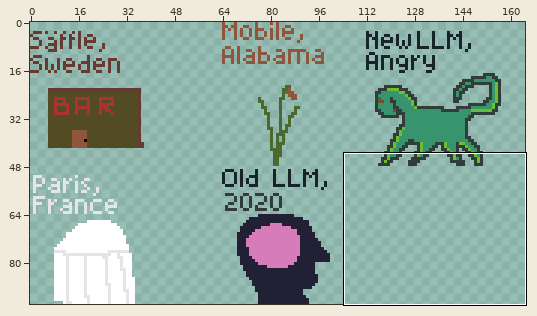
One commit to this pixel-art file: Assets/Sprites/Stadium_Map.aseprite. The first picture is a wide view before the edit; the outline marks the close-up.
Close-up. Before the edit:
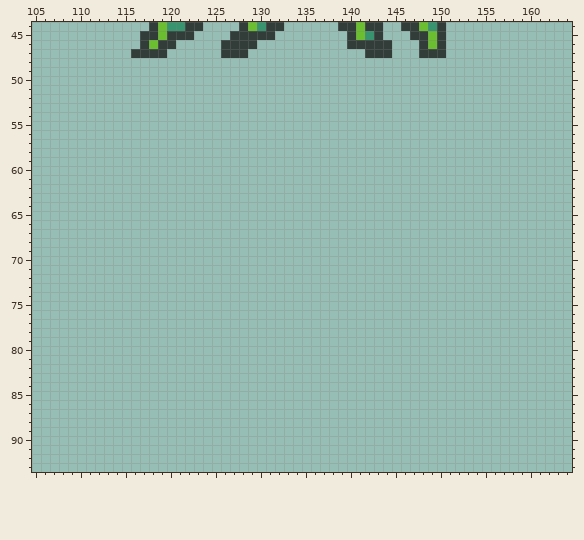
232x94 pixels, 1 frame. Shown: x 105..164, y 44..93. The wide view leaves out empty margins.
After:
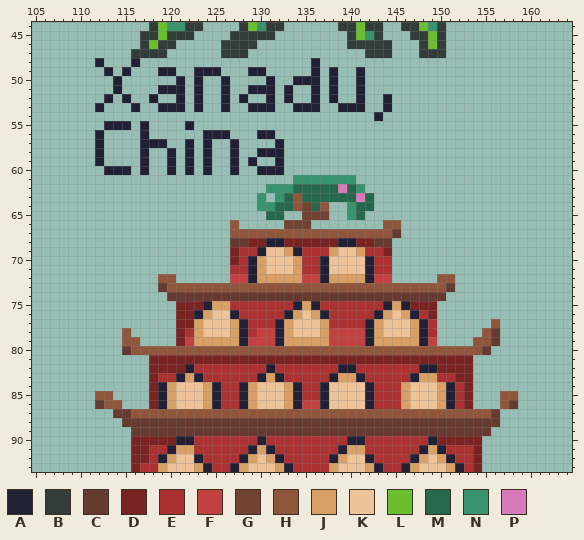
Palette (. is transparent): A #222034  B #323c39  C #663931  D #792323  E #ac3232  F #c24141  G #704430  H #8f563b  J #d9a066  K #eec39a  L #6abe30  M #26684d  N #37946e  P #d77bba
Edits made:
y 48: x 112 . -> A; x 116 . -> A; x 136 . -> A
y 49: x 113 . -> A; x 115 . -> A; x 119..120 .. -> AA; x 123..125 ... -> AAA; x 129..130 .. -> AA; x 136 . -> A; x 138 . -> A; x 141 . -> A
y 50: x 114 . -> A; x 121 . -> A; x 123 . -> A; x 126 . -> A; x 131 . -> A; x 134..136 ... -> AAA; x 138 . -> A; x 141 . -> A
y 51: x 114 . -> A; x 119..121 ... -> AAA; x 123 . -> A; x 126 . -> A; x 129..131 ... -> AAA; x 133 . -> A; x 136 . -> A; x 138 . -> A; x 141 . -> A
y 52: x 113 . -> A; x 115 . -> A; x 118 . -> A; x 121 . -> A; x 123 . -> A; x 126 . -> A; x 128 . -> A; x 131 . -> A; x 133 . -> A; x 136 . -> A; x 138 . -> A; x 141 . -> A; x 144 . -> A
y 53: x 112 . -> A; x 116 . -> A; x 119..121 ... -> AAA; x 123 . -> A; x 126 . -> A; x 129..131 ... -> AAA; x 134..136 ... -> AAA; x 139..141 ... -> AAA; x 144 . -> A
y 54: x 143 . -> A
y 55: x 113..115 ... -> AAA; x 117 . -> A; x 122 . -> A
y 56: x 112 . -> A; x 117 . -> A; x 124..126 ... -> AAA; x 130..131 .. -> AA
y 57: x 112 . -> A; x 117..119 ... -> AAA; x 122 . -> A; x 124 . -> A; x 127 . -> A; x 132 . -> A
y 58: x 112 . -> A; x 117 . -> A; x 120 . -> A; x 122 . -> A; x 124 . -> A; x 127 . -> A; x 130..132 ... -> AAA
y 59: x 112 . -> A; x 117 . -> A; x 120 . -> A; x 122 . -> A; x 124 . -> A; x 127 . -> A; x 129 . -> A; x 132 . -> A
y 60: x 113..115 ... -> AAA; x 117 . -> A; x 120 . -> A; x 122 . -> A; x 124 . -> A; x 127 . -> A; x 130..132 ... -> AAA
y 61: x 134..140 ....... -> NNNNNNN
y 62: x 131..141 ........... -> NNNMMMMMPMN
y 63: x 130 . -> N; x 132..142 ........... -> NMHMMMMMMPM
y 64: x 130..137 ........ -> NNMMHGMH; x 140..142 ... -> NMM
y 65: x 131..132 .. -> MM; x 135..137 ... -> GGG; x 140..141 .. -> NM
y 66: x 127 . -> H; x 133..135 ... -> GGG; x 144..145 .. -> HH
y 67: x 127..145 ................... -> HHHHHHHHHHHHHHHHHHC
y 68: x 127..144 .................. -> CCDDAADDDDDDAADDCC
y 69: x 127..144 .................. -> DEEAKKJAEEEJKKJEED
y 70: x 127..144 .................. -> DEAJKKKJEEAKKKKAEE
y 71: x 127..144 .................. -> EEAJKKKJEEAKKKKAEE
y 72: x 119..120 .. -> HH; x 127..144 .................. -> FFAJJJJJFFAJJJJAFF; x 150..151 .. -> HH
y 73: x 119..151 ................................. -> CHHHHHHHHHHHHHHHHHHHHHHHHHHHHHHHC
y 74: x 120..150 ............................... -> CCCCCCCCCCCCCCCCCCCCCCCCCCCCCCC
y 75: x 121..149 ............................. -> DDDAJJEEEEEEEAJAEEEEEEEAJADDD
y 76: x 121..149 ............................. -> DDAJKKAEEEEEAJKJAEEEEEAJKJAED
y 77: x 121..149 ............................. -> DDJKKKJAEEEAJKKKJEEEEAJKKKJAE; x 156 . -> H
y 78: x 115 . -> H; x 121..149 ............................. -> DEJKKKJAEFFAJKKKJFFFFAJKKKJAE; x 155..156 .. -> HC
y 79: x 115..116 .. -> HH; x 121..149 ............................. -> DFJJJJJAFFFAJJJJJFFFFAJJJJJAF; x 154..156 ... -> HHC
y 80: x 115..155 ......................................... -> CHHHHHHHHHHHHHHHHHHHHHHHHHHHHHHHHHHHHHHHC
y 81: x 118..153 .................................... -> DDDDDDDDDDDDDDDDDDDDDDDDDDDDDDDDDDDD
y 82: x 118..153 .................................... -> DDDDAEEEEEEEEAEEEEEEEAAEEEEEEEAADDDD
y 83: x 118..153 .................................... -> DEEAJAEEEEEEAJAEEEEEAJJAEEEEEAJJEEDD
y 84: x 118..153 .................................... -> DAJKKKJAEEAJKKKJAEEAKKKKAEEEJKKKJAED
y 85: x 112..113 .. -> HH; x 118..153 .................................... -> DAJKKKJAEEAJKKKJAEEAKKKKAEEEJKKKJAED; x 157..158 .. -> HH
y 86: x 112..114 ... -> CHH; x 118..153 .................................... -> DAJKKKJAEEAJKKKJAFFAKKKKAEEEJKKKJAED; x 157..158 .. -> HC
y 87: x 114..156 ........................................... -> CCHHHHHHHHHHHHHHHHHHHHHHHHHHHHHHHHHHHHHHHHC
y 88: x 115..156 .......................................... -> CCCCCCCCCCCCCCCCCCCCCCCCCCCCCCCCCCCCCCCCCC
y 89: x 116..155 ........................................ -> CCCCCCCCCCCCCCCCCCCCCCCCCCCCCCCCCCCCCCCC
y 90: x 116..154 ....................................... -> DDDDDAAEEEEEEEAEEEEEEEEEAAEEEEEEEADDDDD
y 91: x 116..154 ....................................... -> DDEEAJJEEEEEEAJAEEEEEEEAJJEEEEEEAJAEEED
y 92: x 116..154 ....................................... -> DDEAJKKAEEEEAJKJAEEEEEAJKKAEEEEAJKJAEED
y 93: x 116..154 ....................................... -> DEEJKKKJAEEAJKKKJAEEEEJKKKJAEEAJKKKJAED
